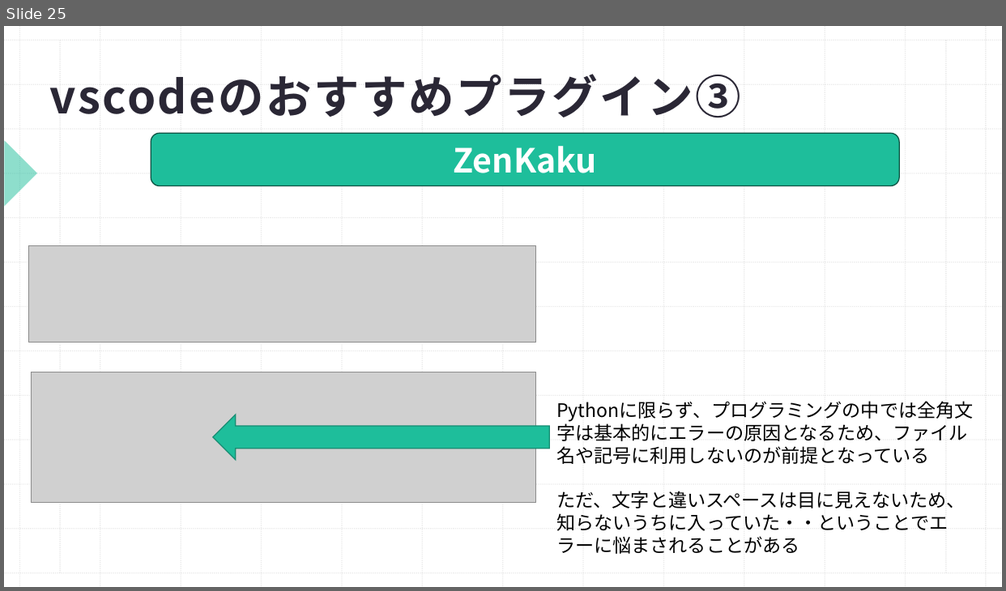
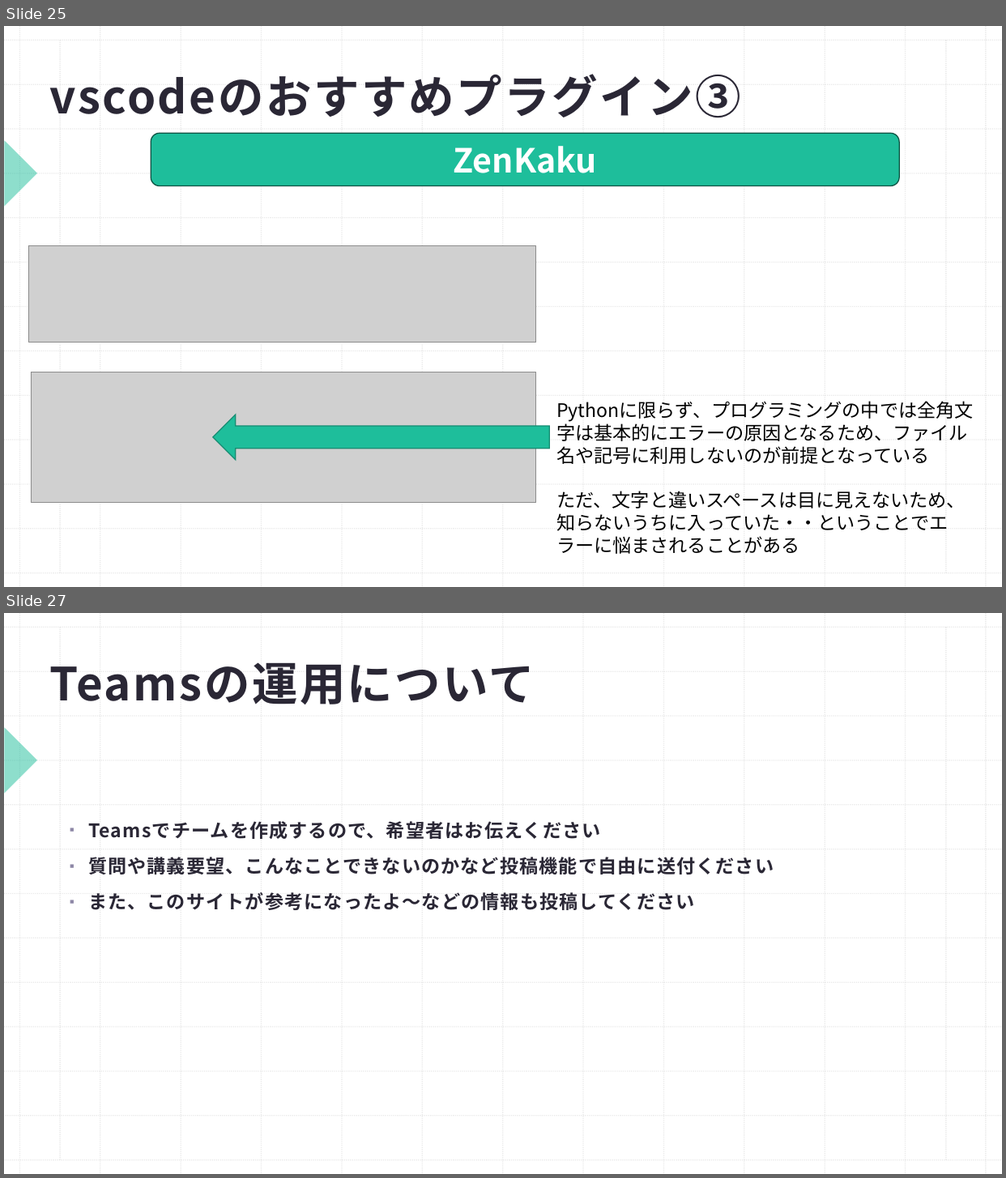
Before and after one commit to Shohei1129/Python_traning, a slide deck: プログラミング勉強会Python編(1.概要).pptx. Shown one above the other, each under a label of ours: slide 25 before the commit, slides 25 and 27 after it; the slides between them are not shown. The pictures are 1006x591 and 1006x1178 pixels, drawn with LibreOffice and Linux fonts; fonts in the diff are those of the drawing; grey boxes stand for pictures. Boxes give left, top, right and bottom in pixels: in the first picture for what was removed or moved away, otherwise in the second. Text is boxed around its words. In the diff, an @@ line names an element or a change of style, - is before the commit and + after.

```diff
--- a/プログラミング勉強会Python編(1.概要).pptx
+++ b/プログラミング勉強会Python編(1.概要).pptx
@@ slide 27 added at (4, 613, 1002, 1174), background #FFFFFF; not listed: 29 template elements that a slide beside it also shows @@
@@ title added at (50, 662, 535, 705), 44 pt, text #2A2735, bold @@
+Teamsの運用について
@@ text added at (88, 821, 774, 910), 18 pt, text #2A2735, bold @@
+▪ Teamsでチームを作成するので、希望者はお伝えください
+▪ 質問や講義要望、こんなことできないのかなど投稿機能で自由に送付ください
+▪ また、このサイトが参考になったよ～などの情報も投稿してください
```
Also in this commit, not shown: 1 other slide added.
